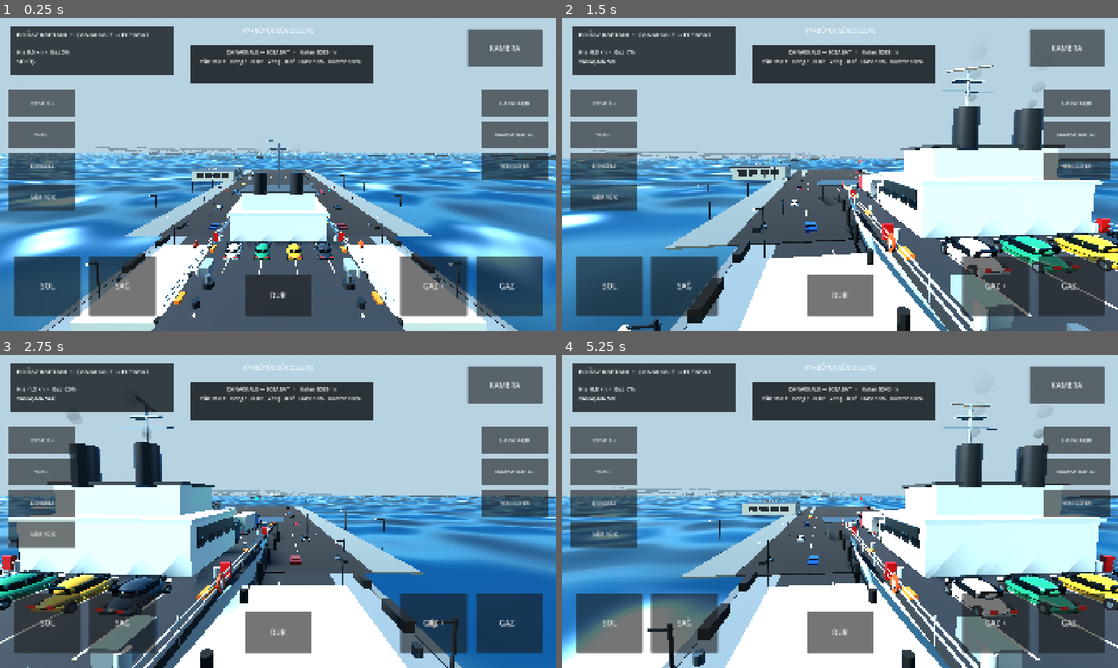
Above: before the commit, frames 1-4 (two rows, left to right).
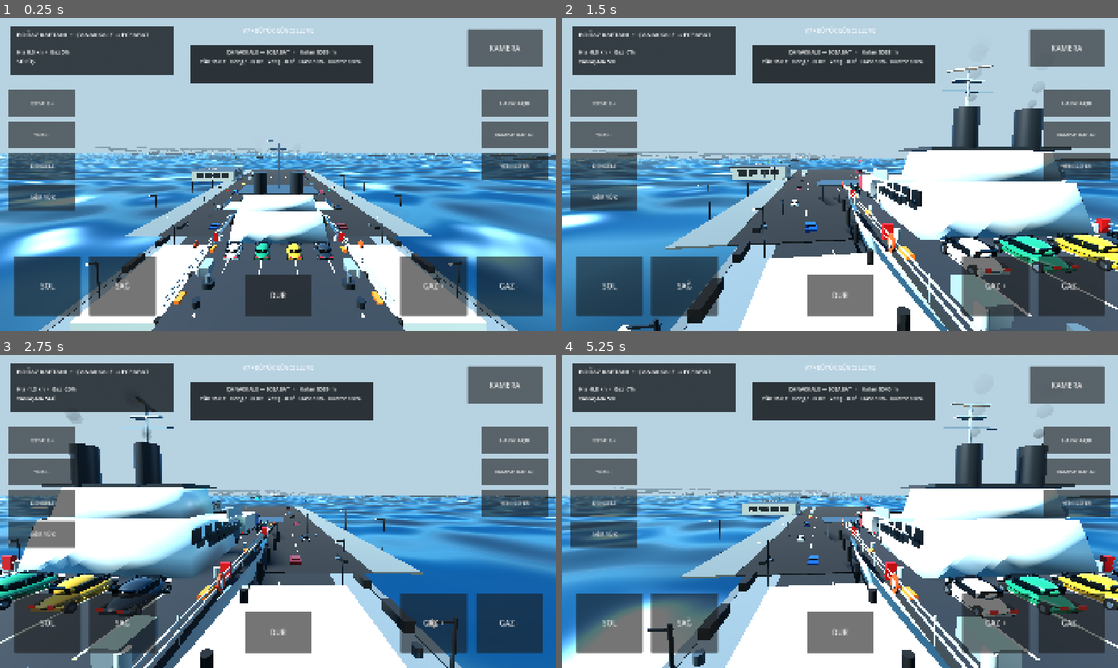
Above: after the commit, the same moments.

Repository: Kabatepe03/bogaz-kaptani
Game: Godot game, scene res://scenes/main.tscn
The game is run twice, just before and just after one commit, with the same random seed, the same clock (stepped at 60 frames per second) and the same inputs.
Inputs:
- Up to frame 1 (0.25 s): no input
- Up to frame 2 (1.5 s): hold D (steer_right) 0.53-1.28 s; tap C (camera_next) at 0.6, 1.35 s; hold S (throttle_down) from 1.28 s (still down)
- Up to frame 3 (2.75 s): release S (throttle_down) at 2.03 s; hold D (steer_right) from 2.03 s (still down); tap C (camera_next) at 2.1 s
- Up to frame 4 (5.25 s): release D (steer_right) at 2.78 s; hold W (throttle_up) 2.78-3.53 s; tap C (camera_next) every 0.75 s from 2.85 to 5.1 s; hold A (steer_left) 3.53-5.03 s; hold S (throttle_down) from 5.03 s (still down)

The runs differ from the first frame. In frame 1, 2.4% of the frame differs, in the area x 40-63%, y 53-74%; in frame 2, 4.4%; in frame 3, 4.9%; in frame 4, 7.9%, in the area x 51-99%, y 40-72%.

Commit message:
feat(v10): enable tapered ferry superstructure pass

Diff:
--- a/project.godot
+++ b/project.godot
@@ -9,6 +9,7 @@
 [autoload]
 V8Realism="*res://scripts/v8_realism.gd"
 V10Visuals="*res://scripts/v10_visuals.gd"
+V10ShipShell="*res://scripts/v10_ship_shell.gd"
 
 [display]
 window/size/viewport_width=1920
